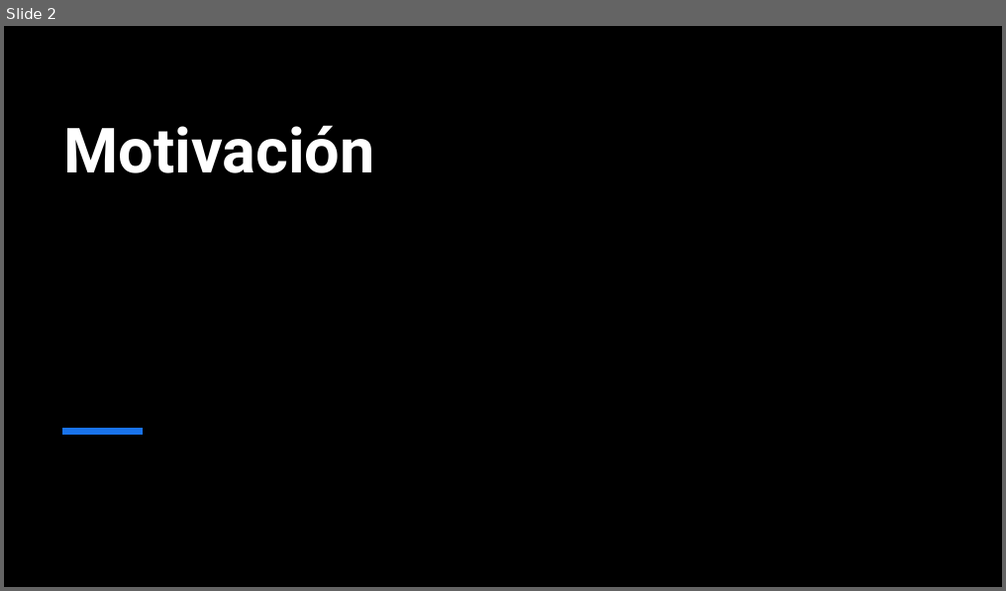
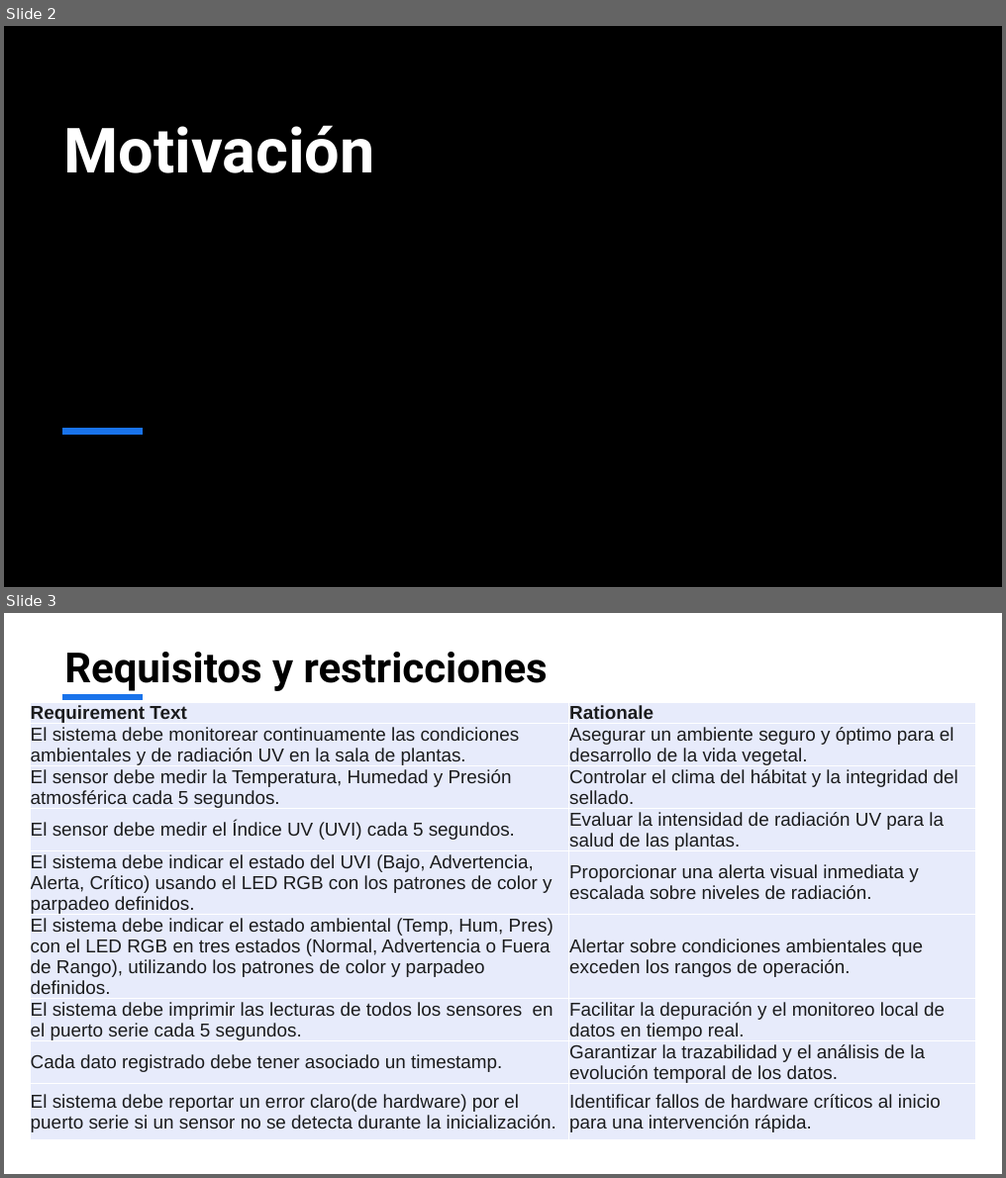
Before and after one commit to Alonso-Montalvo/Redes-y-sensores, a slide deck: PRESENTACION BME280 Y LTR390.pptx. Shown one above the other, each under a label of ours: slide 2 before the commit, slides 2 and 3 after it. The pictures are 1006x591 and 1006x1178 pixels, drawn with LibreOffice and Linux fonts; fonts in the diff are those of the drawing; background and template pictures are left out. Boxes give left, top, right and bottom in pixels: in the first picture for what was removed or moved away, otherwise in the second. Text is boxed around its words. In the diff, an @@ line names an element or a change of style, - is before the commit and + after.

```diff
--- a/PRESENTACION BME280 Y LTR390.pptx
+++ b/PRESENTACION BME280 Y LTR390.pptx
@@ slide 3 added at (x1=4, y1=613, x2=1002, y2=1174), background #FFFFFF @@
@@ title added at (x1=64, y1=652, x2=548, y2=691), 40 pt, text #000000, bold @@
+Requisitos y restricciones
@@ line added from (62, 697) to (143, 697), #1973EB 6 pt @@
@@ table added at (x1=30, y1=702, x2=976, y2=1167), 9 rows, 2 columns @@
+Requirement Text | Rationale
+El sistema debe monitorear continuamente las condiciones ambientales y de radiación UV en la sala de plantas. | Asegurar un ambiente seguro y óptimo para el desarrollo de la vida vegetal.
+El sensor debe medir la Temperatura, Humedad y Presión atmosférica cada 5 segundos. | Controlar el clima del hábitat y la integridad del sellado.
+El sensor debe medir el Índice UV (UVI) cada 5 segundos. | Evaluar la intensidad de radiación UV para la salud de las plantas.
+El sistema debe indicar el estado del UVI (Bajo, Advertencia, Alerta, Crítico) usando el LED RGB con los patrones de color y parpadeo definidos. | Proporcionar una alerta visual inmediata y escalada sobre niveles de radiación.
+El sistema debe indicar el estado ambiental (Temp, Hum, Pres) con el LED RGB en tres estados (Normal, Advertencia o Fuera de Rango), utilizando los patrones de color y parpadeo definidos. | Alertar sobre condiciones ambientales que exceden los rangos de operación.
+El sistema debe imprimir las lecturas de todos los sensores en el puerto serie cada 5 segundos. | Facilitar la depuración y el monitoreo local de datos en tiempo real.
+Cada dato registrado debe tener asociado un timestamp. | Garantizar la trazabilidad y el análisis de la evolución temporal de los datos.
+El sistema debe reportar un error claro(de hardware) por el puerto serie si un sensor no se detecta durante la inicialización. | Identificar fallos de hardware críticos al inicio para una intervención rápida.
```
Also in this commit, not shown: 3 other files.
